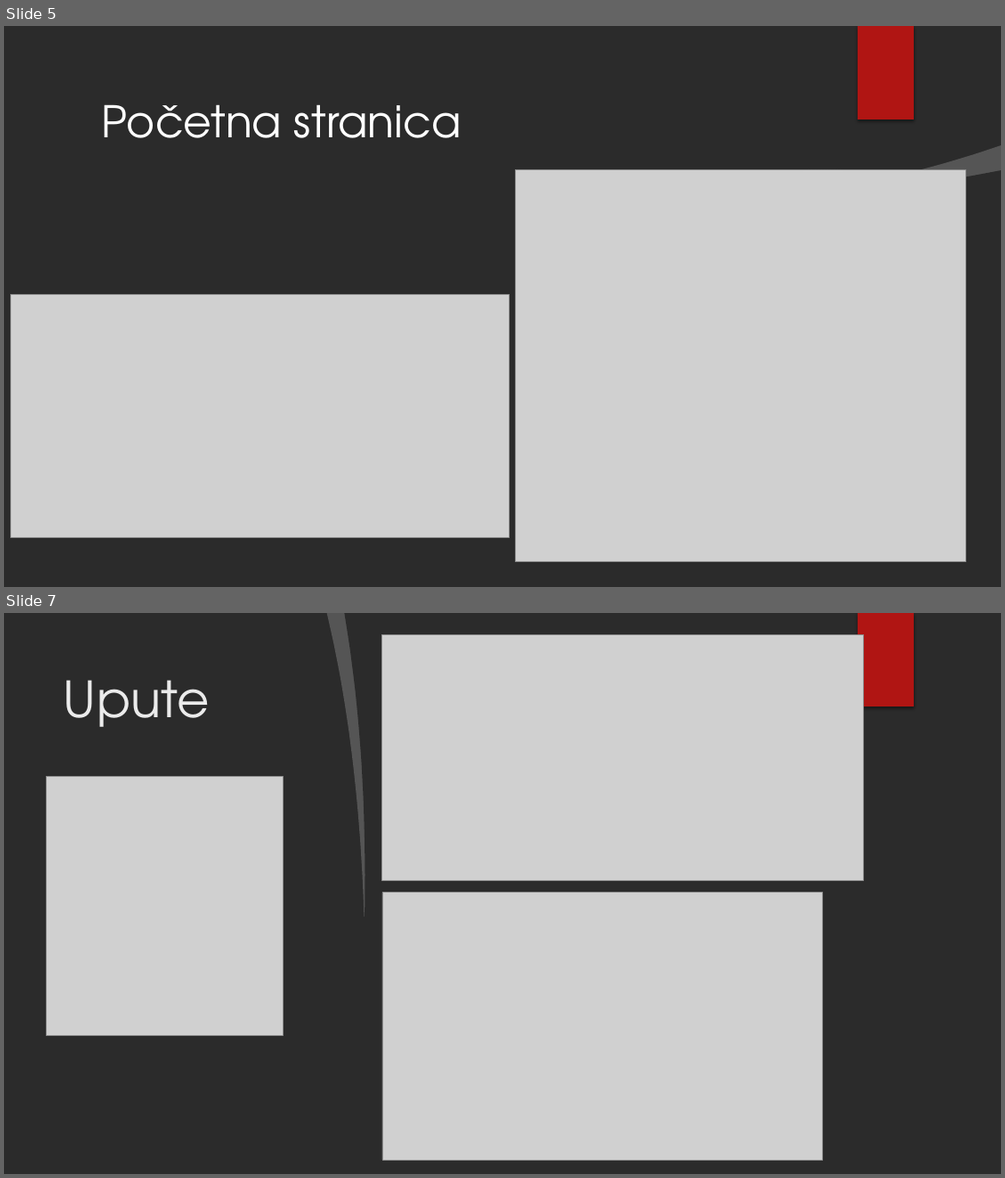
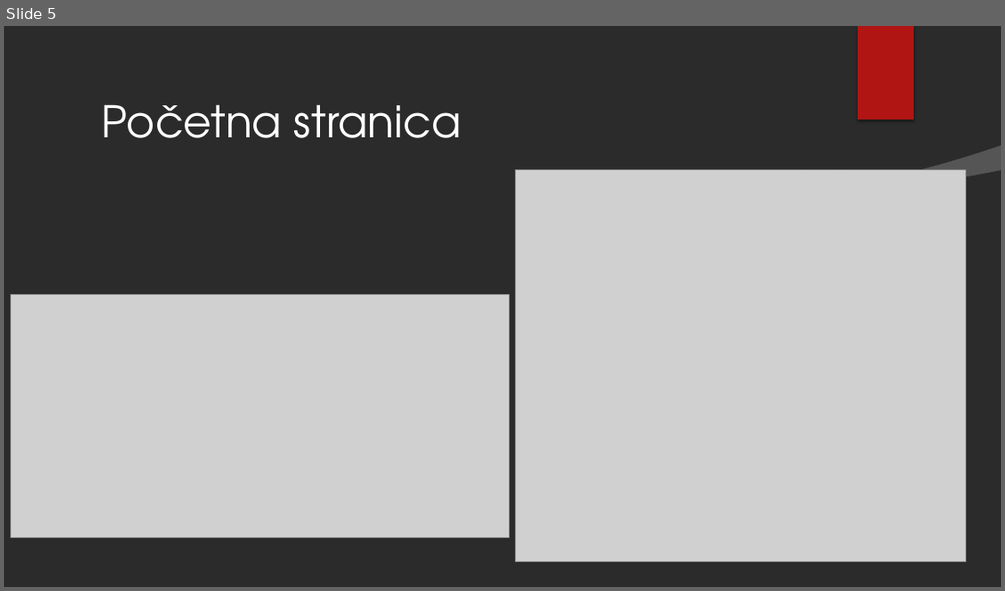
Before and after one commit to NikolaKasnar/Aplikacija-za-demose, a slide deck: Aplikacija za organizaciju demosa za računarske praktikume te.pptx. Shown one above the other, each under a label of ours: slides 5 and 7 before the commit, slide 5 after it; the slides between them are not shown. The pictures are 1005x1178 and 1005x591 pixels, drawn with LibreOffice and Linux fonts; fonts in the diff are those of the drawing; grey boxes stand for pictures; background and template pictures are left out; a plain dark background stands for a picture behind light text. Boxes give left, top, right and bottom in pixels: in the first picture for what was removed or moved away, otherwise in the second. Text is boxed around its words. In the diff, an @@ line names an element or a change of style, - is before the commit and + after.

```diff
--- a/Aplikacija za organizaciju demosa za računarske praktikume te.pptx
+++ b/Aplikacija za organizaciju demosa za računarske praktikume te.pptx
@@ slide 7 removed at (4,613,1001,1174), background picture (left out); not listed: 1 template element that a slide beside it also shows @@
@@ freeform shape removed at (327,613,372,916) @@
@@ freeform shape removed at (344,613,1001,1174) @@
@@ picture removed at (382,634,864,880) @@
@@ rectangle removed at (858,613,914,706) @@
@@ title removed at (64,680,210,727) @@
-Upute
@@ picture removed at (47,776,283,1036) @@
@@ picture removed at (382,892,823,1159) @@
```
Also in this commit, not shown: 8 slides changed, 7 slides added, 2 other slides removed.
